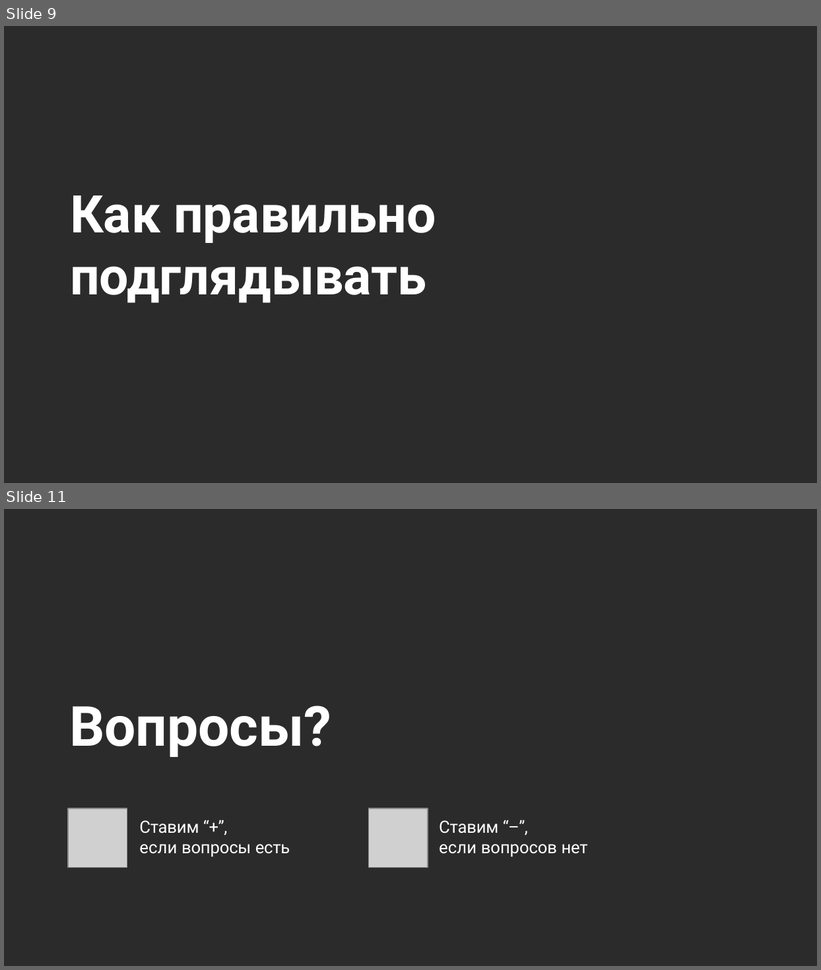
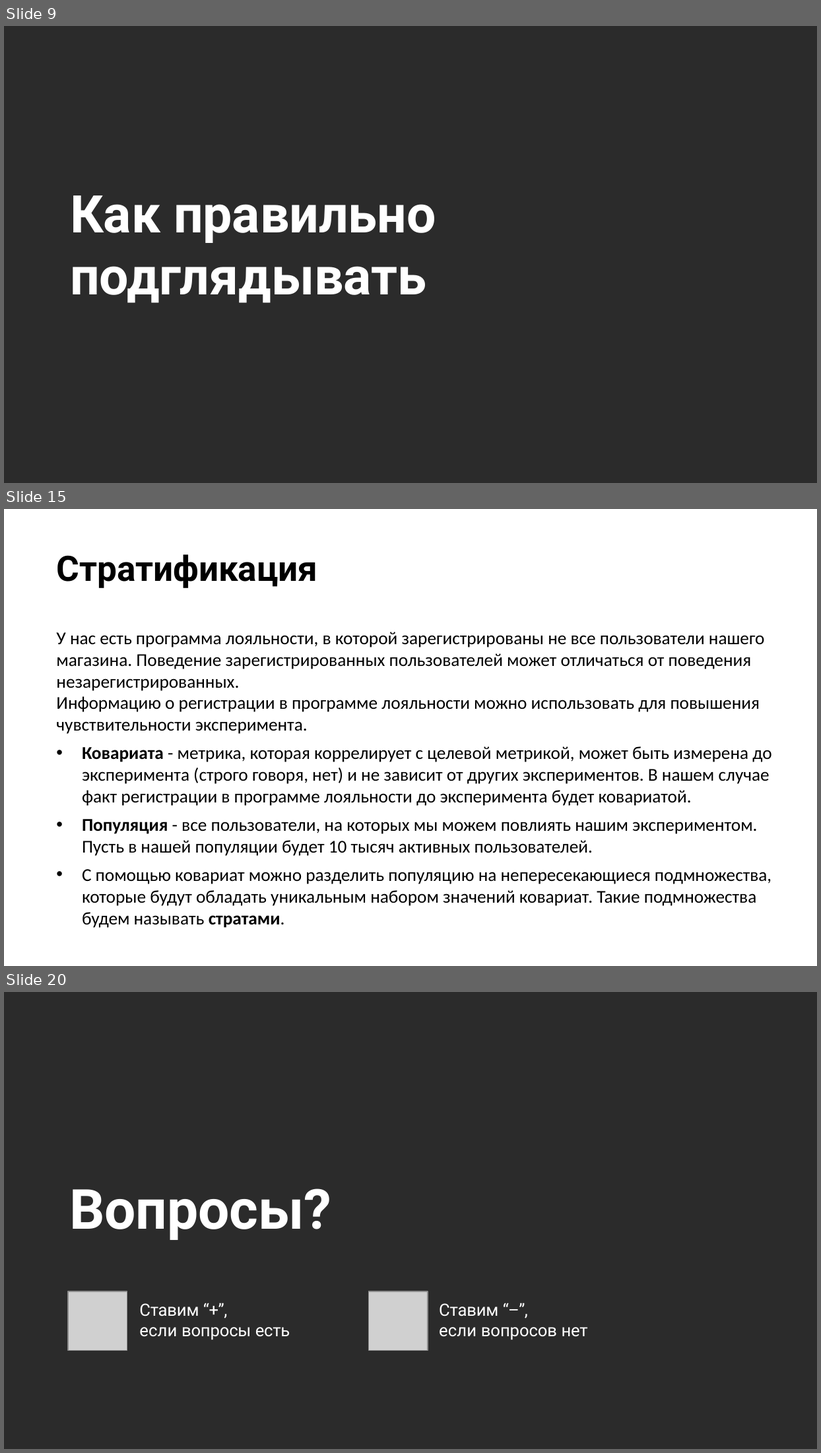
Before and after one commit to stureiko/Otus_lectures, a slide deck: Analytics/00-4 А:Б тесты - практика/Presentation/00-4 A:B test.pptx. Shown one above the other, each under a label of ours: slides 9 and 11 before the commit, slides 9, 15 and 20 after it; the slides between them are not shown. The pictures are 821x970 and 821x1453 pixels, drawn with LibreOffice and Linux fonts; fonts in the diff are those of the drawing; grey boxes stand for pictures; background and template pictures are left out; a plain dark background stands for a picture behind light text. Boxes give left, top, right and bottom in pixels: in the first picture for what was removed or moved away, otherwise in the second. Text is boxed around its words. In the diff, an @@ line names an element or a change of style, - is before the commit and + after.

```diff
--- a/Analytics/00-4 А:Б тесты - практика/Presentation/00-4 A:B test.pptx
+++ b/Analytics/00-4 А:Б тесты - практика/Presentation/00-4 A:B test.pptx
@@ slide 15 added at [4,509,817,966], background #FFFFFF @@
@@ title added at [57,555,318,588], 31 pt, text #000000, bold @@
+Стратификация
@@ text added at [56,632,772,928], 16 pt, text #000000 @@
+У нас есть программа лояльности, в которой зарегистрированы не все пользователи нашего магазина. Поведение зарегистрированных пользователей может отличаться от поведения незарегистрированных.
+Информацию о регистрации в программе лояльности можно использовать для повышения чувствительности эксперимента.
+• Ковариата - метрика, которая коррелирует с целевой метрикой, может быть измерена до эксперимента (строго говоря, нет) и не зависит от других экспериментов. В нашем случае факт регистрации в программе лояльности до эксперимента будет ковариатой.
+• Популяция - все пользователи, на которых мы можем повлиять нашим экспериментом. Пусть в нашей популяции будет 10 тысяч активных пользователей.
+• С помощью ковариат можно разделить популяцию на непересекающиеся подмножества, которые будут обладать уникальным набором значений ковариат. Такие подмножества будем называть стратами.
@@ what was slide 11 is now slide 20 @@
```
Also in this commit, not shown: 4 slides changed, 9 other slides added, 1 slide removed, 17 other files.
